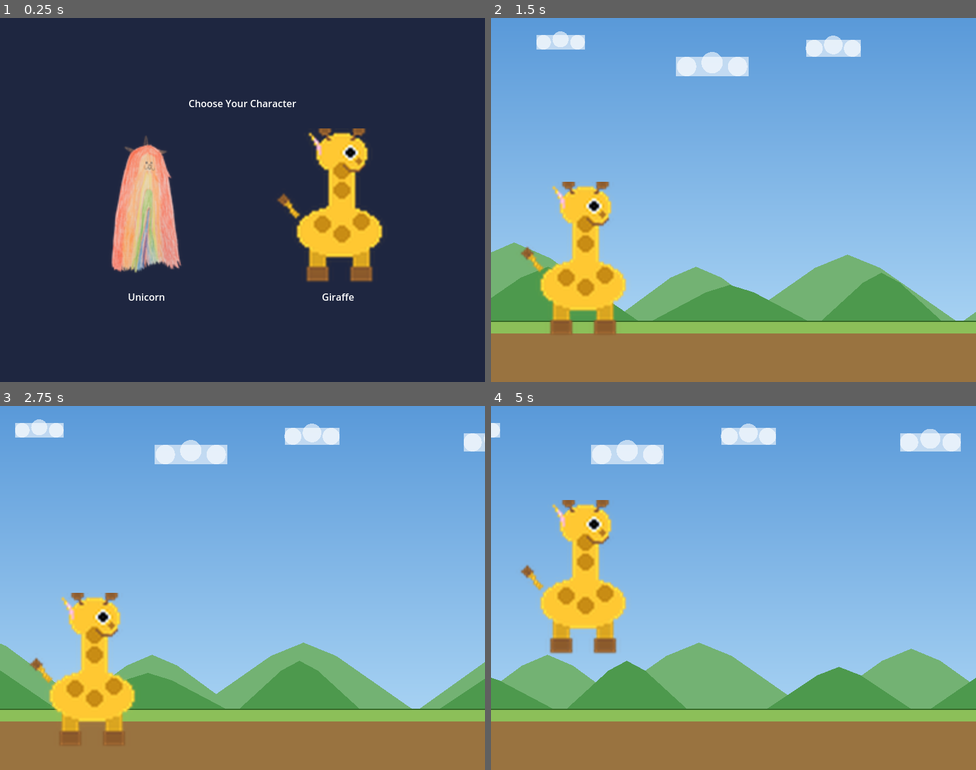
Above: before the commit, frames 1-4 (two rows, left to right).
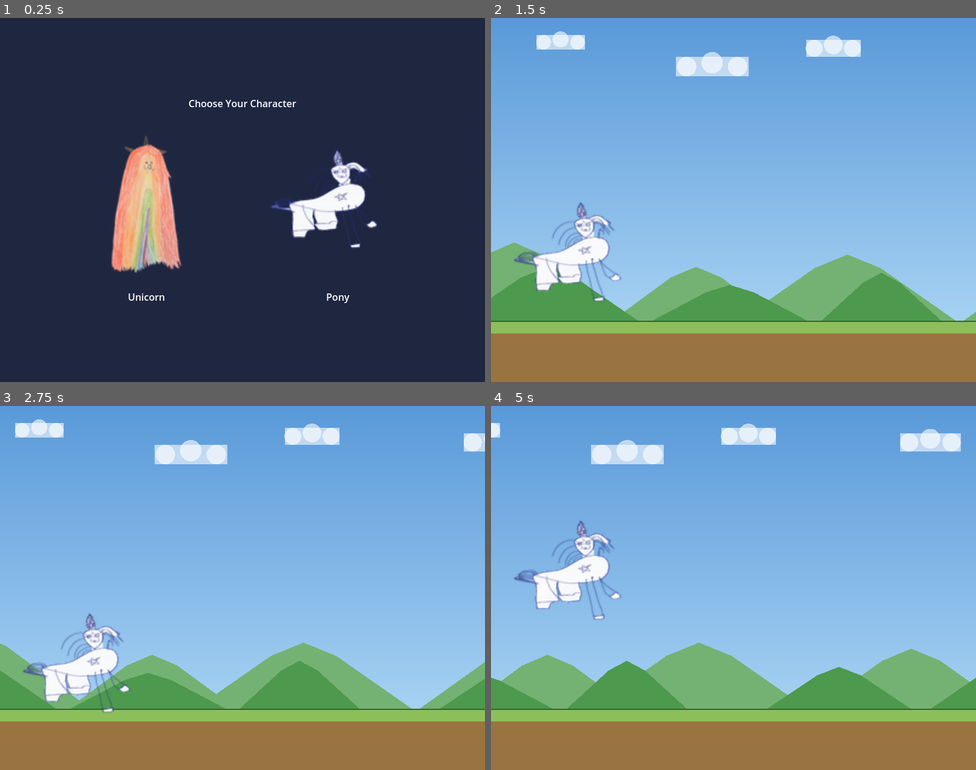
Above: after the commit, the same moments.

Repository: eiriksm/draw-jump
Game: Godot game, scene res://scenes/character_select.tscn
Two runs of this game, one before a commit and one after it. Both use one fixed random seed, a clock stepped at 60 frames per second and the inputs below.
Inputs (mouse positions are in pixels of both pictures, inside the frame that each line leads up to):
- Up to frame 1 (0.25 s): no input
- Up to frame 2 (1.5 s): click (830, 207) at 0.52 s; move the mouse to (840, 181) at 1.27 s; click (840, 181) at 1.42 s
- Up to frame 3 (2.75 s): move the mouse to (145, 606) at 2.02 s; click (145, 606) at 2.17 s
- Up to frame 4 (5 s): move the mouse to (782, 507) at 2.77 s; click (782, 507) at 2.92 s; move the mouse to (709, 660) at 3.52 s; click (709, 660) at 3.67 s; move the mouse to (879, 642) at 4.27 s; click (879, 642) at 4.42 s

The runs differ from the first frame. In frame 1, 5.1% of the frame differs, in the area x 55-79%, y 30-79%; in frame 2, 5.1%; in frame 3, 4.8%; in frame 4, 5.2%, in the area x 4-28%, y 25-69%.

Commit message:
Replace giraffe character with hand-drawn pony asset
Swap the giraffe character for a new hand-drawn pony using the asset
from the unicorn-2 branch. Renames all giraffe references to pony
across scripts, scenes, and tests.

https://claude.ai/code/session_01Fqo5Dzds3jo4PeYnMubwW8

Diff:
--- a/scenes/character_select.tscn
+++ b/scenes/character_select.tscn
@@ -1,7 +1,7 @@
 [gd_scene load_steps=4 format=3 uid="uid://char_select_scene"]
 
 [ext_resource type="Texture2D" path="res://assets/unicorn.png" id="1_unicorn"]
-[ext_resource type="Texture2D" path="res://assets/giraffe.png" id="2_giraffe"]
+[ext_resource type="Texture2D" path="res://assets/pony.png" id="2_pony"]
 [ext_resource type="Script" path="res://scripts/character_select.gd" id="3_script"]
 
 [node name="CharacterSelect" type="Control"]
@@ -64,21 +64,21 @@
 text = "Unicorn"
 horizontal_alignment = 1
 
-[node name="GiraffeVBox" type="VBoxContainer" parent="CenterContainer/VBoxContainer/HBoxContainer"]
+[node name="PonyVBox" type="VBoxContainer" parent="CenterContainer/VBoxContainer/HBoxContainer"]
 layout_mode = 2
 theme_override_constants/separation = 10
 alignment = 1
 
-[node name="GiraffeButton" type="TextureButton" parent="CenterContainer/VBoxContainer/HBoxContainer/GiraffeVBox"]
+[node name="PonyButton" type="TextureButton" parent="CenterContainer/VBoxContainer/HBoxContainer/PonyVBox"]
 unique_name_in_owner = true
 layout_mode = 2
 size_flags_horizontal = 4
-texture_normal = ExtResource("2_giraffe")
+texture_normal = ExtResource("2_pony")
 ignore_texture_size = true
 stretch_mode = 0
 custom_minimum_size = Vector2(256, 256)
 
-[node name="GiraffeLabel" type="Label" parent="CenterContainer/VBoxContainer/HBoxContainer/GiraffeVBox"]
+[node name="PonyLabel" type="Label" parent="CenterContainer/VBoxContainer/HBoxContainer/PonyVBox"]
 layout_mode = 2
-text = "Giraffe"
+text = "Pony"
 horizontal_alignment = 1
--- a/scripts/character_select.gd
+++ b/scripts/character_select.gd
@@ -1,20 +1,20 @@
 extends Control
 
-## Character selection screen – lets the player pick between cat and giraffe
+## Character selection screen – lets the player pick between unicorn and pony
 ## then transitions to the game scene, passing the chosen character via metadata.
 
 
 func _ready() -> void:
 	%CatButton.pressed.connect(_on_unicorn_selected)
-	%GiraffeButton.pressed.connect(_on_giraffe_selected)
+	%PonyButton.pressed.connect(_on_pony_selected)
 
 
 func _on_unicorn_selected() -> void:
 	_start_game("unicorn")
 
 
-func _on_giraffe_selected() -> void:
-	_start_game("giraffe")
+func _on_pony_selected() -> void:
+	_start_game("pony")
 
 
 func _start_game(character: String) -> void:
--- a/scripts/player.gd
+++ b/scripts/player.gd
@@ -1,14 +1,14 @@
 extends Sprite2D
 
 ## Player character that sits on the ground and jumps when the screen is clicked.
-## Jump height depends on the selected character (giraffe jumps higher).
+## Jump height depends on the selected character (pony jumps higher).
 
 const GRAVITY := 1200.0
 
 ## Jump impulse per character type (pixels/sec upward).
 const JUMP_VELOCITY := {
 	"unicorn": -450.0,
-	"giraffe": -620.0,
+	"pony": -620.0,
 }
 
 var velocity_y := 0.0
--- a/tests/test_runner.gd
+++ b/tests/test_runner.gd
@@ -17,7 +17,7 @@
 	failures += _test_jump_velocity_constants()
 	failures += _test_gravity_constant()
 	failures += _test_jump_sets_velocity()
-	failures += _test_giraffe_jumps_higher()
+	failures += _test_pony_jumps_higher()
 	failures += _test_no_double_jump()
 	failures += _test_landing_resets_state()
 	failures += _test_character_select_scene_parseable()
@@ -87,8 +87,8 @@
 	if "JUMP_VELOCITY" not in source:
 		print("  FAIL: JUMP_VELOCITY constant not found")
 		return 1
-	if "unicorn" not in source or "giraffe" not in source:
-		print("  FAIL: Expected both unicorn and giraffe entries in JUMP_VELOCITY")
+	if "unicorn" not in source or "pony" not in source:
+		print("  FAIL: Expected both unicorn and pony entries in JUMP_VELOCITY")
 		return 1
 	print("  PASS")
 	return 0
@@ -132,26 +132,26 @@
 	return 0
 
 
-func _test_giraffe_jumps_higher() -> int:
-	print("Test: Giraffe jumps higher than unicorn...")
+func _test_pony_jumps_higher() -> int:
+	print("Test: Pony jumps higher than unicorn...")
 	var unicorn := _make_player("unicorn")
-	var giraffe := _make_player("giraffe")
-	if unicorn == null or giraffe == null:
+	var pony := _make_player("pony")
+	if unicorn == null or pony == null:
 		return 1
 
 	unicorn.jump()
-	giraffe.jump()
+	pony.jump()
 
 	# More negative velocity = higher jump.
-	if giraffe.velocity_y >= unicorn.velocity_y:
-		print("  FAIL: Giraffe velocity (%f) should be more negative than unicorn (%f)" % [giraffe.velocity_y, unicorn.velocity_y])
+	if pony.velocity_y >= unicorn.velocity_y:
+		print("  FAIL: Pony velocity (%f) should be more negative than unicorn (%f)" % [pony.velocity_y, unicorn.velocity_y])
 		unicorn.queue_free()
-		giraffe.queue_free()
+		pony.queue_free()
 		return 1
 
 	print("  PASS")
 	unicorn.queue_free()
-	giraffe.queue_free()
+	pony.queue_free()
 	return 0
 
 
@@ -231,14 +231,14 @@
 	if "CatButton" not in content:
 		print("  FAIL: Scene does not contain CatButton")
 		return 1
-	if "GiraffeButton" not in content:
-		print("  FAIL: Scene does not contain GiraffeButton")
+	if "PonyButton" not in content:
+		print("  FAIL: Scene does not contain PonyButton")
 		return 1
 	if "unicorn.png" not in content:
 		print("  FAIL: Scene does not reference unicorn.png")
 		return 1
-	if "giraffe.png" not in content:
-		print("  FAIL: Scene does not reference giraffe.png")
+	if "pony.png" not in content:
+		print("  FAIL: Scene does not reference pony.png")
 		return 1
 
 	print("  PASS")
Binary file removed: assets/giraffe.png
Binary file added: assets/pony.png
